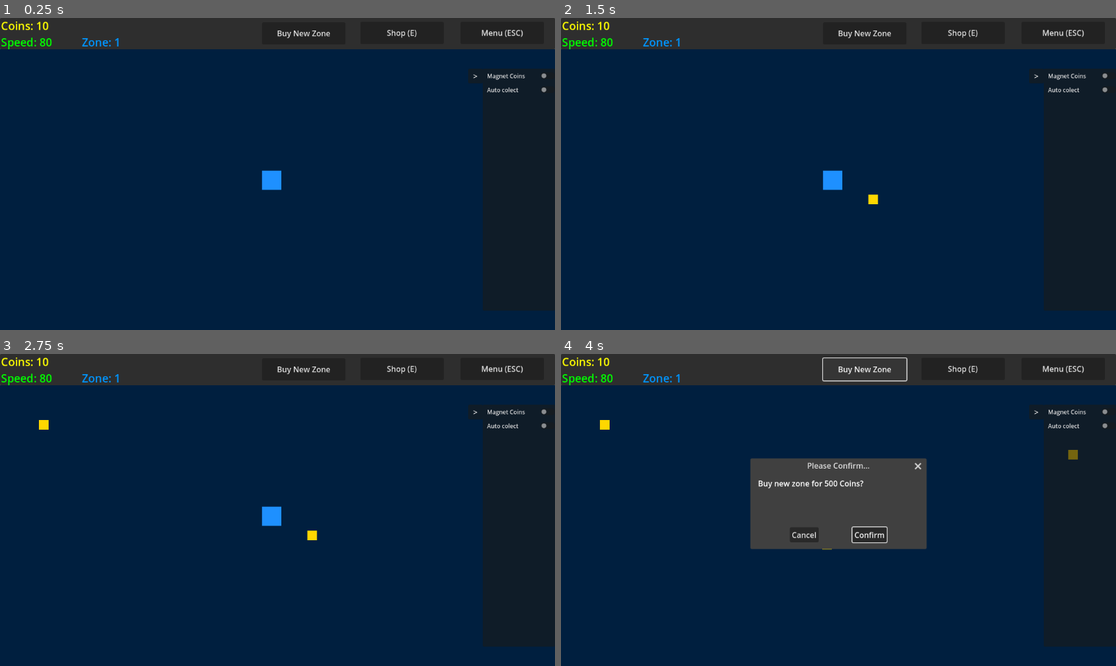
Above: before the commit, frames 1-4 (two rows, left to right).
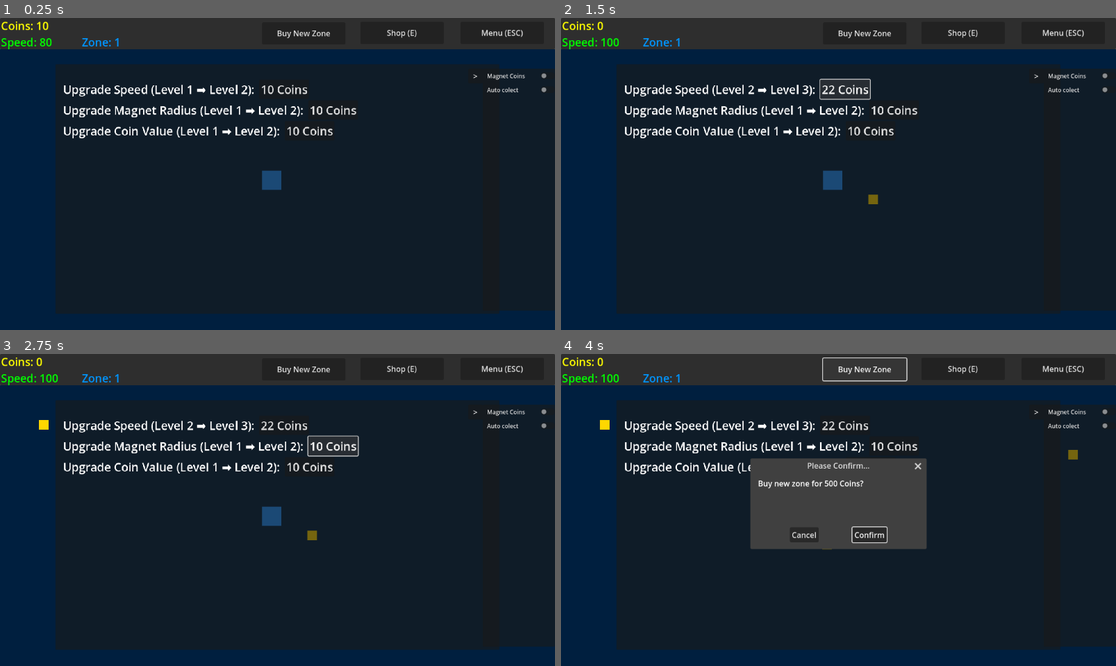
Above: after the commit, the same moments.

Repository: CD1FOX/golden-grind
Game: Godot game, scene res://Scenes/Worlds/Zone 1 - 10/zone1.tscn
Two runs of this game, one before a commit and one after it. Both use one fixed random seed, a clock stepped at 60 frames per second and the inputs below.
Inputs (mouse positions are in pixels of both pictures, inside the frame that each line leads up to):
- Up to frame 1 (0.25 s): no input
- Up to frame 2 (1.5 s): click (844, 89) at 0.5 s, where only the run after the commit has a clickable "10 Coins"; click (844, 89) at 1.25 s, where only the run after the commit has a clickable "22 Coins"
- Up to frame 3 (2.75 s): click (333, 447) at 2 s, where only the run after the commit has a clickable "10 Coins"
- Up to frame 4 (4 s): click (871, 466) at 2.75 s, where only the run after the commit has a clickable "10 Coins"; click "Buy New Zone" at 3.5 s

The runs differ from the first frame. In frame 1, 3.6% of the frame differs, in the area x 11-65%, y 19-56%; in frame 2, 3.8%; in frame 3, 3.8%, in the area x 6-65%, y 1-60%; in frame 4, 2.8%.

Commit message:
Update
refactor(shop_menu.gd): Make it more readable and reusable

Diff:
--- a/Scenes/UI/Shop/shop_menu.gd
+++ b/Scenes/UI/Shop/shop_menu.gd
@@ -1,4 +1,6 @@
 extends Control
+
+@onready var G = Global
 
 @onready var speed_label = $Panel/VBoxContainer/Speed/Speed
 @onready var speed_button = $Panel/VBoxContainer/Speed/SpeedUpgradeButton
@@ -13,37 +15,38 @@
 	if Input.is_action_just_pressed("Open Shop"):
 		visible = !visible
 
-	speed_label.text = "Upgrade Speed (Level %d ➡️ Level %d): " % [Global.speed_level, Global.speed_level + 1]
-	speed_button.text = "%d Coins" % Global.speed_cost
+	update_label(speed_label, speed_button, "Speed", G.speed_level, G.speed_cost)
+	update_label(magnet_label, magnet_button, "Magnet Radius", G.magnet_level, G.magnet_cost)
+	update_label(coin_value_label, coin_value_button, "Coin Value", G.coin_value, G.coin_value_upgrade_cost)
 
-	magnet_label.text = "Upgrade Magnet Radius (Level %d ➡️ Level %d): " % [Global.magnet_level, Global.magnet_level + 1]
-	magnet_button.text = "%d Coins" % Global.magnet_cost
+func update_label(label_node: Label, button_node: Button, upgrade_name: String, current_level: int, cost: int) -> void:
+	label_node.text = "Upgrade %s (Level %d ➡️ Level %d): " % [upgrade_name, current_level, current_level + 1]
+	button_node.text = "%d Coins" % cost
 
-	coin_value_label.text = "Upgrade Coin Value (%d Coin ➡️ %d Coin): " % [Global.coin_value, Global.coin_value + 1]
-	coin_value_button.text = "%d Coins" % Global.coin_value_upgrade_cost
+
 
 func _on_magnet_upgrade_button_pressed() -> void:
-	if Global.coin >= Global.magnet_cost:
-		Global.coin -= Global.magnet_cost
-		Global.magnet_level += 1
-		Global.speed_cost = int(Global.magnet_base_cost * pow(1.5, Global.magnet_level))
-		Global.magnet_radius = Vector2((Global.magnet_radius.x + 1.0), (Global.magnet_radius.y + 1.0))
+	if G.coin >= G.magnet_cost:
+		G.coin -= G.magnet_cost
+		G.magnet_level += 1
+		G.speed_cost = int(G.magnet_base_cost * pow(1.5, G.magnet_level))
+		G.magnet_radius = Vector2((G.magnet_radius.x + 1.0), (G.magnet_radius.y + 1.0))
 	else:
 		print("Not Enough Coins")
 
 func _on_speed_upgrade_button_pressed() -> void:
-	if Global.coin >= Global.speed_cost:
-		Global.coin -= Global.speed_cost
-		Global.speed_level += 1
-		Global.speed_cost = int(Global.speed_base_cost * pow(1.5, Global.speed_level))
-		Global.speed += 20
+	if G.coin >= G.speed_cost:
+		G.coin -= G.speed_cost
+		G.speed_level += 1
+		G.speed_cost = int(G.speed_base_cost * pow(1.5, G.speed_level))
+		G.speed += 20
 	else:
 		print("Not Enough Coins")
 
 func _on_coin_value_button_pressed() -> void:
-	if Global.coin >= Global.coin_value_upgrade_cost:
-		Global.coin -= Global.coin_value_upgrade_cost
-		Global.coin_value += 1
-		Global.coin_value_upgrade_cost = int(Global.coin_value_upgrade_base_cost * pow(1.5, Global.coin_value))
+	if G.coin >= G.coin_value_upgrade_cost:
+		G.coin -= G.coin_value_upgrade_cost
+		G.coin_value += 1
+		G.coin_value_upgrade_cost = int(G.coin_value_upgrade_base_cost * pow(1.5, G.coin_value))
 	else:
 		print("Not Enough Coins")
--- a/Scenes/UI/Shop/shop_popup.tscn
+++ b/Scenes/UI/Shop/shop_popup.tscn
@@ -3,7 +3,6 @@
 [ext_resource type="Script" uid="uid://6wo25b6qnn60" path="res://Scenes/UI/Shop/shop_menu.gd" id="1_mg8pq"]
 
 [node name="ShopPopup" type="Control"]
-visible = false
 layout_mode = 3
 anchors_preset = 0
 offset_right = 40.0
